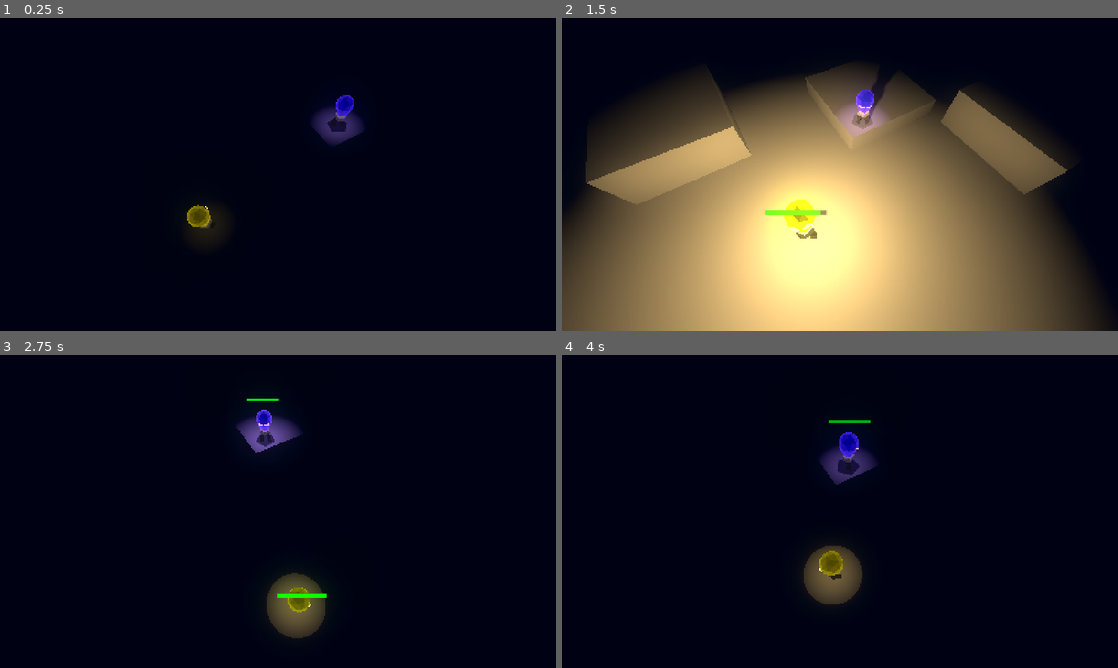
Above: before the commit, frames 1-4 (two rows, left to right).
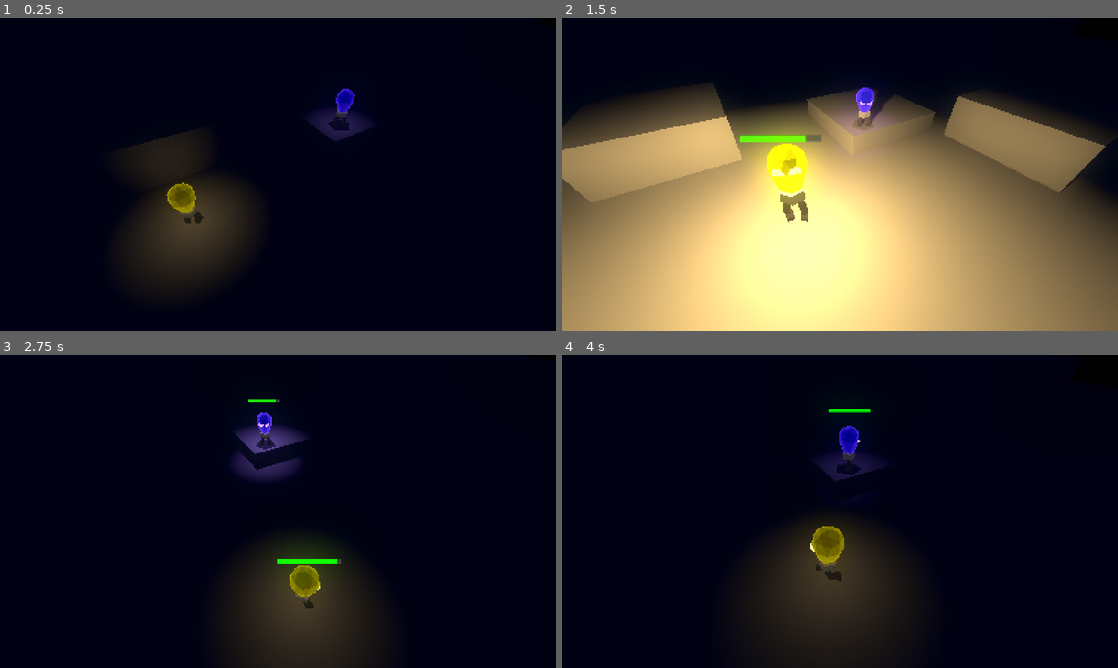
Above: after the commit, the same moments.

Repository: LowPolyFreak/EllieDeesAdventure
Game: Godot game, scene res://Scenes/main.tscn
Two runs of this game, one before a commit and one after it. Both use one fixed random seed, a clock stepped at 60 frames per second and the inputs below.
Inputs:
- Up to frame 1 (0.25 s): no input
- Up to frame 2 (1.5 s): hold D (right_p1) 0.53-1.28 s; tap Down (down_p2) at 0.6 s; tap Space (jump_p1) at 0.77 s; hold S (down_p1) from 1.28 s (still down); tap Shift (glow_p1) at 1.35 s
- Up to frame 3 (2.75 s): tap Space (jump_p1) at 1.52 s; release S (down_p1) at 2.03 s; hold D (right_p1) from 2.03 s (still down); tap Keypad 0 (glow_p2) at 2.1 s
- Up to frame 4 (4 s): release D (right_p1) at 2.78 s; hold W (up_p1) 2.78-3.53 s; tap Left (left_p2) at 2.85 s; tap Space (jump_p1) at 3.02, 3.77 s; hold A (left_p1) from 3.53 s (still down); tap Right (right_p2) at 3.6 s

The runs differ from the first frame. In frame 1, 8.0% of the frame differs, in the area x 23-67%, y 22-87%; in frame 2, 54%, in the area x 0-100%, y 14-100%; in frame 3, 9.2%; in frame 4, 9.8%.

Commit message:
Polished energy, glow and camera

Diff:
--- a/Scenes/dee.tscn
+++ b/Scenes/dee.tscn
@@ -1,31 +1,37 @@
-[gd_scene load_steps=4 format=3 uid="uid://b004s5usrh0un"]
+[gd_scene load_steps=5 format=3 uid="uid://b004s5usrh0un"]
 
 [ext_resource type="PackedScene" uid="uid://csgj0877gbjpp" path="res://Scenes/ellie.tscn" id="1_4vtbg"]
 [ext_resource type="Material" uid="uid://cg6chtjeruuse" path="res://Material/bulb_uv.tres" id="2_27i61"]
 [ext_resource type="Material" uid="uid://2h3b33af6q2v" path="res://Material/eyes.tres" id="3_16jx1"]
 
+[sub_resource type="ViewportTexture" id="ViewportTexture_51ndg"]
+viewport_path = NodePath("SubViewport")
+
 [node name="Dee" instance=ExtResource("1_4vtbg")]
 player_1 = false
+glow_energy = 1.0
+default_light_range = 3
+glow_light_range = 10
 
 [node name="Skeleton3D" parent="EllieModel/Armature" index="0"]
-bones/0/position = Vector3(0.00752653, 0.491424, -0.014219)
-bones/0/rotation = Quaternion(0.00375176, -0.00070825, -0.00072873, 0.999993)
-bones/1/rotation = Quaternion(0.0521337, -0.137827, 0.976402, 0.157876)
-bones/2/rotation = Quaternion(0.432884, -0.00389406, 0.202326, 0.878442)
-bones/3/rotation = Quaternion(-0.84926, -0.0303987, -0.0365367, 0.525831)
-bones/4/rotation = Quaternion(-0.0412627, -0.141088, 0.979312, -0.139066)
-bones/5/rotation = Quaternion(0.438447, 0.00387913, -0.204927, 0.875074)
-bones/6/rotation = Quaternion(-0.853692, 0.0321039, 0.0596393, 0.516354)
+bones/0/position = Vector3(0, 0.526893, 0)
+bones/0/rotation = Quaternion(0, 0, 0, 1)
+bones/1/rotation = Quaternion(-0.00868977, -0.0920219, 0.991305, 0.0936498)
+bones/2/rotation = Quaternion(0.279318, -0.00421691, 0.130551, 0.951273)
+bones/3/rotation = Quaternion(-0.785381, -0.114085, -0.0713671, 0.604208)
+bones/4/rotation = Quaternion(0.00868977, -0.0920219, 0.991305, -0.0936498)
+bones/5/rotation = Quaternion(0.279318, 0.00421691, -0.130551, 0.951273)
+bones/6/rotation = Quaternion(-0.785381, 0.114085, 0.0713671, 0.604208)
 bones/7/position = Vector3(-0.187498, 0.245262, -0.282433)
 bones/8/position = Vector3(-0.170884, 0.0506439, 0.0332276)
-bones/8/rotation = Quaternion(0.09592, 0.695135, 0.700571, -0.129567)
+bones/8/rotation = Quaternion(0.0959203, 0.695135, 0.700571, -0.129567)
 bones/9/position = Vector3(0.187498, 0.245262, -0.282433)
 bones/9/rotation = Quaternion(0.0665028, -0.703973, 0.703973, -0.0665028)
 bones/10/position = Vector3(0.170884, 0.0506439, 0.0332276)
-bones/10/rotation = Quaternion(-0.09592, 0.695135, 0.700571, 0.129567)
+bones/10/rotation = Quaternion(-0.0959203, 0.695135, 0.700571, 0.129567)
 
 [node name="BoneAttachment3D" parent="EllieModel/Armature/Skeleton3D" index="0"]
-transform = Transform3D(0.999998, 0.00145213, -0.00142196, -0.00146276, 0.999971, -0.00750242, 0.00141102, 0.00750449, 0.999971, 0.00752653, 0.491424, -0.014219)
+transform = Transform3D(1, 0, 0, 0, 1, 0, 0, 0, 1, 0, 0.526893, 0)
 
 [node name="OmniLight3D" parent="EllieModel/Armature/Skeleton3D/BoneAttachment3D" index="0"]
 light_color = Color(0.737255, 0.54902, 1, 1)
@@ -34,9 +40,11 @@
 surface_material_override/1 = ExtResource("2_27i61")
 surface_material_override/2 = ExtResource("3_16jx1")
 
-[node name="AnimationTree" parent="." index="3"]
+[node name="AnimationTree" parent="." index="2"]
 parameters/Movement/current_state = ""
-parameters/Movement/transition_request = ""
 parameters/Movement/current_index = -1
 
+[node name="BatteryBarSprite" parent="." index="5"]
+texture = SubResource("ViewportTexture_51ndg")
+
 [editable path="EllieModel"]
--- a/Scenes/ellie.tscn
+++ b/Scenes/ellie.tscn
@@ -125,6 +125,9 @@
 [node name="Ellie" type="CharacterBody3D" groups=["Bulbs"]]
 script = ExtResource("1_frd3r")
 rotation_speed = 10
+default_energy = 0.1
+glow_energy = 3.0
+default_light_range = 4
 
 [node name="CollisionShape3D" type="CollisionShape3D" parent="."]
 transform = Transform3D(1, 0, 0, 0, 1, 0, 0, 0, 1, 0, 1, 0)
@@ -133,17 +136,17 @@
 [node name="EllieModel" parent="." instance=ExtResource("2_mu1gt")]
 
 [node name="Skeleton3D" parent="EllieModel/Armature" index="0"]
-bones/0/position = Vector3(0.0112425, 0.477873, -0.0276473)
-bones/0/rotation = Quaternion(-0.038845, -0.00370555, -0.0016675, 0.999237)
-bones/1/rotation = Quaternion(0.0639641, -0.182608, 0.965552, 0.173986)
+bones/0/position = Vector3(0.0107074, 0.479824, -0.0257136)
+bones/0/rotation = Quaternion(-0.0042633, -0.0016593, -0.00131789, 0.999989)
+bones/1/rotation = Quaternion(0.0557396, -0.146173, 0.972337, 0.173459)
 bones/1/scale = Vector3(1, 1, 1)
-bones/2/rotation = Quaternion(0.471954, -0.00378381, 0.220587, 0.853572)
-bones/3/rotation = Quaternion(-0.868632, -0.0180664, -0.0288824, 0.494285)
+bones/2/rotation = Quaternion(0.466091, -0.0038012, 0.217847, 0.857489)
+bones/3/rotation = Quaternion(-0.867067, -0.0195729, -0.0289696, 0.496964)
 bones/3/scale = Vector3(1, 1, 1)
-bones/4/rotation = Quaternion(-0.0405983, -0.191155, 0.969881, -0.145406)
+bones/4/rotation = Quaternion(-0.0382561, -0.151964, 0.976874, -0.145466)
 bones/4/scale = Vector3(1, 1, 1)
-bones/5/rotation = Quaternion(0.481023, 0.00375638, -0.224826, 0.847382)
-bones/6/rotation = Quaternion(-0.874617, 0.022128, 0.0653538, 0.47988)
+bones/5/rotation = Quaternion(0.474094, 0.00377742, -0.221588, 0.852126)
+bones/6/rotation = Quaternion(-0.873247, 0.0233247, 0.06319, 0.482601)
 bones/6/scale = Vector3(1, 1, 1)
 bones/7/position = Vector3(-0.187498, 0.245262, -0.282433)
 bones/8/position = Vector3(-0.170884, 0.0506439, 0.0332276)
@@ -156,7 +159,7 @@
 bones/10/scale = Vector3(1, 1, 1)
 
 [node name="BoneAttachment3D" parent="EllieModel/Armature/Skeleton3D" index="0"]
-transform = Transform3D(0.999967, 0.00362034, -0.00727589, -0.00304458, 0.996977, 0.077643, 0.00753499, -0.0776183, 0.996955, 0.0112425, 0.477873, -0.0276473)
+transform = Transform3D(0.999991, 0.00264989, -0.00330733, -0.00262159, 0.99996, 0.00853087, 0.00332981, -0.00852213, 0.999958, 0.0107074, 0.479824, -0.0257136)
 
 [node name="OmniLight3D" parent="EllieModel/Armature/Skeleton3D/BoneAttachment3D" index="0"]
 light_energy = 0.25
--- a/Scenes/main.tscn
+++ b/Scenes/main.tscn
@@ -167,11 +167,11 @@
 autoplay = "new_animation"
 
 [node name="CameraFollow" type="Node3D" parent="." groups=["CameraFollow"]]
-transform = Transform3D(1, 0, 0, 0, 1, 0, 0, 0, 1, 0, 4, 0)
+transform = Transform3D(1, 0, 0, 0, 1, 0, 0, 0, 1, 0, 3, 0)
 script = ExtResource("3_8lji5")
 
 [node name="Camera3D" type="Camera3D" parent="CameraFollow"]
-transform = Transform3D(1, 0, 0, 0, 0.499999, 0.866026, 0, -0.866026, 0.499999, 0, 6.97469, 7.24263)
+transform = Transform3D(1, 0, 0, 0, 1, 0, 0, 0, 1, 0, 6.97469, 9.24263)
 current = true
 
 [node name="UpdateTimer" type="Timer" parent="CameraFollow"]
@@ -179,9 +179,9 @@
 autostart = true
 
 [node name="ZoomIn" type="Marker3D" parent="CameraFollow"]
-transform = Transform3D(1, 0, 0, 0, 0.707107, 0.707107, 0, -0.707107, 0.707107, 0, 2.72035, 2.9883)
+transform = Transform3D(1, 0, 0, 0, 0.866026, 0.5, 0, -0.5, 0.866026, 0, -0.032, 4.281)
 
 [node name="ZoomOut" type="Marker3D" parent="CameraFollow"]
-transform = Transform3D(1, 0, 0, 0, 0.707107, 0.707107, 0, -0.707107, 0.707107, 0, 6.76524, 7.03319)
+transform = Transform3D(1, 0, 0, 0, 0.5, 0.866026, 0, -0.866026, 0.5, 0, 6.76524, 9.03319)
 
 [connection signal="timeout" from="CameraFollow/UpdateTimer" to="CameraFollow" method="_on_update_timer_timeout"]
--- a/Scripts/camera_follow.gd
+++ b/Scripts/camera_follow.gd
@@ -16,6 +16,7 @@
 	var distance_percentage = ((distance * 100) / max_distance) / 100
 
 	$Camera3D.global_position = lerp($ZoomIn.global_position, $ZoomOut.global_position, clamp(distance_percentage, 0.2, 1.0))
+	$Camera3D.global_rotation.x = lerp($ZoomIn.global_rotation.x, $ZoomOut.global_rotation.x, clamp(distance_percentage, 0.2, 1.0))
 
 func _on_update_timer_timeout() -> void:
 	bulbs = get_tree().get_nodes_in_group("Bulbs")
--- a/Scripts/player.gd
+++ b/Scripts/player.gd
@@ -8,7 +8,7 @@
 @export var glow_energy = 2.0
 @export var default_light_range = 2
 @export var glow_light_range = 15
-@export var leash_lenght = 15.0
+@export var leash_lenght = 20.0
 
 @onready var animation_tree = $AnimationTree
 @onready var omni_light_3d = $EllieModel/Armature/Skeleton3D/BoneAttachment3D/OmniLight3D
@@ -87,7 +87,7 @@
 	var player_leash = Vector3(
 		clampf(global_position.x, float(camera_follow.global_position.x - leash_lenght), (camera_follow.global_position.x + leash_lenght)),
 		global_position.y,
-		clampf(global_position.z, float(camera_follow.global_position.z - (leash_lenght / 2)), (camera_follow.global_position.z + (leash_lenght / 2)))
+		clampf(global_position.z, float(camera_follow.global_position.z - ((leash_lenght / 2) + 0)), (camera_follow.global_position.z + ((leash_lenght / 2) + 0)))
 	)
 
 	if direction:
@@ -106,6 +106,7 @@
 				starting_glow = true
 				battery_charge_timer.stop()
 				battery_drain_timer.start()
+				$SubViewport/FadeOutTimer.stop()
 				battery_bar_3d.modulate.a = 1.0
 		else:
 			omni_light_3d.light_energy = lerpf(omni_light_3d.light_energy, glow_energy, delta * 15)
@@ -130,7 +131,7 @@
 	if event.is_action_pressed(glow) and burnout_timer.is_stopped():
 		if !trigger_pressed:
 			trigger_pressed = true
-			battery -= 0.1
+			battery -= 0.2
 
 	elif event.is_action_released(glow) and burnout_timer.is_stopped():
 		if trigger_pressed:
@@ -139,7 +140,7 @@
 			battery_drain_timer.stop()
 
 func _on_battery_drain_timer_timeout() -> void:
-	battery -= 0.035
+	battery -= 0.025
 	if battery <= 0:
 		battery = 0
 		battery_drain_timer.stop()
@@ -158,5 +159,6 @@
 	battery_charge_timer.start()
 
 func _on_fade_out_timer_timeout() -> void:
-	var tween = create_tween()
-	tween.tween_property(battery_bar_3d, "modulate:a", 0.0, 1)
+	battery_bar_3d.modulate.a = 0.0
+	#var tween = create_tween()
+	#tween.tween_property(battery_bar_3d, "modulate:a", 0.0, 1)
